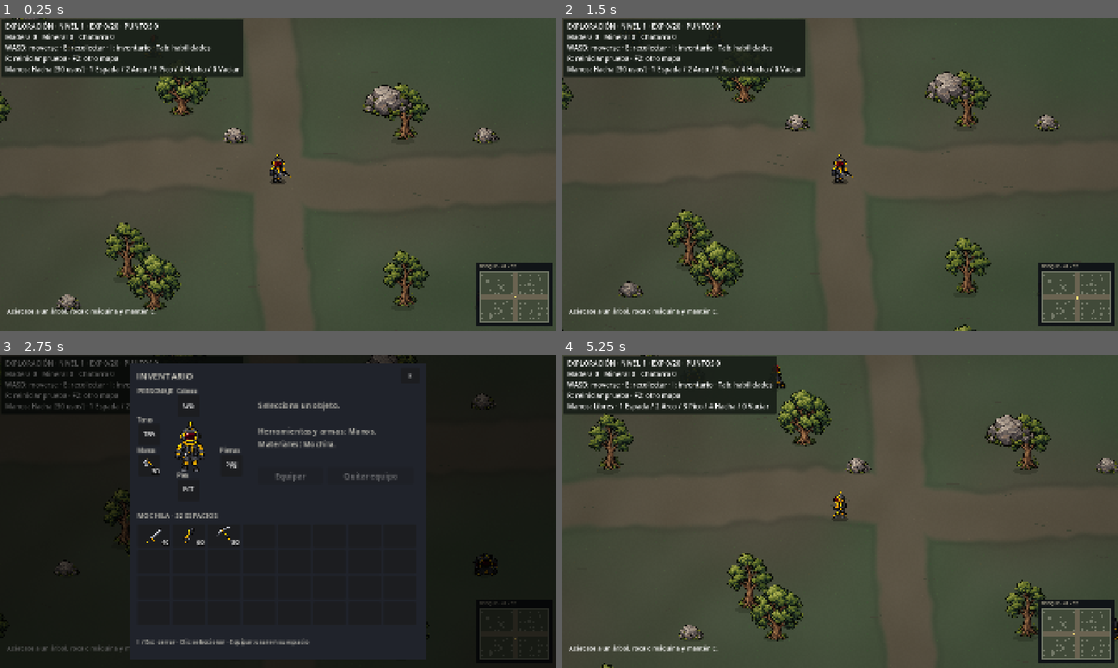
Above: before the commit, frames 1-4 (two rows, left to right).
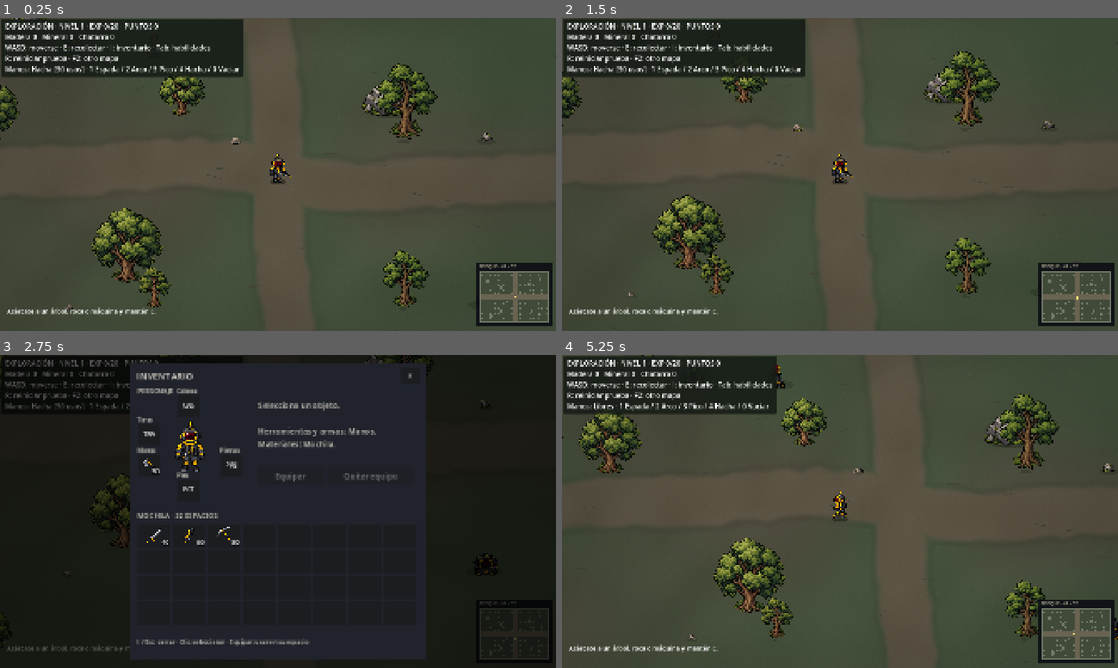
Above: after the commit, the same moments.

Repository: LikoKriko/Godotgame1
Game: Godot game, scene res://scenes/main.tscn
Same seed, same stepped clock (60 frames per second), same inputs: the game is played once before the commit and once after it.
Inputs (mouse positions are in pixels of both pictures, inside the frame that each line leads up to):
- Up to frame 1 (0.25 s): no input
- Up to frame 2 (1.5 s): tap Enter at 0.5 s; move the mouse to (962, 158) at 0.52 s; hold D 0.53-1.28 s; tap R at 0.6, 1.35 s; click (962, 158) at 0.67 s; tap Space at 0.77 s; move the mouse to (728, 190) at 1.27 s; hold S from 1.28 s (still down)
- Up to frame 3 (2.75 s): tap Space at 1.52 s; move the mouse to (333, 442) at 2.02 s; release S at 2.03 s; hold D from 2.03 s (still down); tap I at 2.1 s; tap R at 2.3 s
- Up to frame 4 (5.25 s): release D at 2.75 s; click "×" at 2.75 s; tap Space at 3.5, 3.77, 4.52 s; move the mouse to (812, 574) at 3.52 s; hold W 3.53-4.28 s; tap 1 at 3.6 s; click (812, 574) at 3.67 s; tap R at 3.8, 4.55 s; move the mouse to (1006, 558) at 4.27 s; hold A from 4.28 s (still down); tap 4 at 4.35 s; move the mouse to (673, 464) at 5.02 s; tap 0 at 5.1 s

The runs differ from the first frame. In frame 1, 5.0% of the frame differs, in the area x 0-90%, y 0-94%; in frame 2, 4.7%; in frame 3, 0.5%; in frame 4, 6.2%, in the area x 0-100%, y 0-100%.

Commit message:
Add thirty nature variants, base collisions and translucent tree occlusion

Diff:
--- a/scripts/harvesting.gd
+++ b/scripts/harvesting.gd
@@ -30,8 +30,7 @@
 		nodes[cell] = data
 
 func bounds(cell: Vector2i) -> Rect2:
-	var footprint: Rect2i = nodes[cell]["footprint"]
-	return Rect2(Vector2(footprint.position * world.TILE), Vector2(footprint.size * world.TILE))
+	return world.prop_collisions[cell]
 
 func can_reach(cell: Vector2i, player: Vector2) -> bool:
 	if not nodes.has(cell):
@@ -83,7 +82,6 @@
 			var released := Vector2i(x, y)
 			world.cells[released]["blocked"] = false
 			world.reachable.append(released)
-	world.props.erase(cell)
-	world.large_rocks.erase(cell)
+	world.release_prop(cell)
 	nodes.erase(cell)
 	return {"depleted": true, "material": material, "amount": amount}
--- a/scripts/main.gd
+++ b/scripts/main.gd
@@ -157,6 +157,7 @@
 	skills_open = false
 	camera.position = player
 	character.position = player + Vector2(0, -14)
+	world_view.update_trees(player, 1.0)
 	update_hud()
 	queue_redraw()
 
@@ -233,6 +234,7 @@
 		advance_work(delta)
 	elif Input.is_mouse_button_pressed(MOUSE_BUTTON_LEFT) or Input.is_physical_key_pressed(KEY_SPACE):
 		use_weapon(get_global_mouse_position())
+	world_view.update_trees(player, delta)
 	update_hud()
 	queue_redraw()
 
--- /dev/null
+++ b/scripts/nature_variants.gd
@@ -0,0 +1,37 @@
+extends RefCounted
+## Two silhouettes × five sizes × three restrained tones for each natural prop.
+const COUNT := 30
+const CHARACTER_HEIGHT := 64.0
+const TREE_HEIGHTS := [102.0, 120.0, 142.0, 166.0, 188.0]
+const ROCK_RATIOS := [0.2, 0.4, 0.7, 1.2, 2.0]
+const TREE_TONES := [Color(0.94, 1.0, 0.95), Color.WHITE, Color(1.0, 0.97, 0.92)]
+const ROCK_TONES := [Color(0.95, 0.98, 1.0), Color.WHITE, Color(1.0, 0.97, 0.93)]
+
+static func profile(kind: int, id: int) -> Dictionary:
+	var index := posmod(id, COUNT)
+	var size_index := index / 6
+	var tone_index := (index / 2) % 3
+	return {
+		"id": index,
+		"shape": index % 2,
+		"size_index": size_index,
+		"size": TREE_HEIGHTS[size_index] if kind == 2 else CHARACTER_HEIGHT * ROCK_RATIOS[size_index],
+		"tint": TREE_TONES[tone_index] if kind == 2 else ROCK_TONES[tone_index]
+	}
+
+static func dimensions(kind: int, id: int, texture_size: Vector2) -> Vector2:
+	var data := profile(kind, id)
+	var size: float = data["size"]
+	if kind == 2:
+		return Vector2(size * texture_size.x / texture_size.y, size)
+	return Vector2(size, size * texture_size.y / texture_size.x)
+
+static func collision(center: Vector2, kind: int, id: int, large: bool) -> Rect2:
+	var size: float = profile(kind, id)["size"]
+	var baseline := 60.0 if large else 26.0
+	if kind == 2:
+		var trunk := Vector2(size * 0.11, size * 0.10)
+		return Rect2(center + Vector2(-trunk.x / 2, baseline - trunk.y), trunk)
+	# Granite is wider than it is tall. The base leaves transparent sprite edges free.
+	var body := Vector2(size * 0.72, size * 0.42)
+	return Rect2(center + Vector2(-body.x / 2, baseline - body.y), body)
--- a/scripts/test_world.gd
+++ b/scripts/test_world.gd
@@ -5,11 +5,15 @@
 const FIRST := Vector2i(-24, -16)
 const PLAYER_RADIUS := 15.0
 const DIRECTIONS := [Vector2i.RIGHT, Vector2i.DOWN, Vector2i.LEFT, Vector2i.UP]
+const Nature = preload("res://scripts/nature_variants.gd")
 var seed_value := 73129
 var terrain := FastNoiseLite.new()
 var cells: Dictionary = {}
 var props: Dictionary = {}
 var large_rocks: Dictionary = {}
+var prop_variants: Dictionary = {}
+var prop_collisions: Dictionary = {}
+var collision_cells: Dictionary = {}
 var reachable: Array[Vector2i] = []
 var bounds := Rect2(Vector2(FIRST * TILE), Vector2(SIZE * TILE))
 
@@ -22,6 +26,9 @@
 	cells.clear()
 	props.clear()
 	large_rocks.clear()
+	prop_variants.clear()
+	prop_collisions.clear()
+	collision_cells.clear()
 	reachable.clear()
 	for y in range(FIRST.y, FIRST.y + SIZE.y):
 		for x in range(FIRST.x, FIRST.x + SIZE.x):
@@ -65,6 +72,7 @@
 	for cell in [Vector2i(-5, -5)]:
 		props[cell] = 3
 		cells[cell]["blocked"] = true
+	ensure_nature_variety()
 	var visited := {Vector2i.ZERO: true}
 	var queue: Array[Vector2i] = [Vector2i.ZERO]
 	var index := 0
@@ -82,6 +90,77 @@
 		if not cells[cell]["blocked"] and not visited.has(cell):
 			cells[cell]["blocked"] = true
 			props[cell] = 1
+	assign_variants(rng)
+	index_collisions()
+
+func ensure_nature_variety() -> void:
+	var normal_rocks := 0
+	for cell in props:
+		if props[cell] == 1 and not large_rocks.has(cell):
+			normal_rocks += 1
+	for cell in cells:
+		if normal_rocks >= 24:
+			break
+		if not cells[cell]["blocked"] and not cells[cell]["road"] and posmod(cell.x, 3) == 1 and posmod(cell.y, 3) == 1:
+			props[cell] = 1
+			cells[cell]["blocked"] = true
+			normal_rocks += 1
+
+func assign_variants(rng: RandomNumberGenerator) -> void:
+	var tree_ids: Array[int] = []
+	var rock_ids: Array[int] = []
+	# Balanced seeded pools expose the catalogue without unrelated random flicker.
+	for i in Nature.COUNT:
+		tree_ids.append(i)
+		if i < 24:
+			rock_ids.append(i)
+	shuffle_ids(tree_ids, rng)
+	shuffle_ids(rock_ids, rng)
+	var counts := {1: 0, 2: 0}
+	var big_count := 0
+	for cell in props:
+		var kind: int = props[cell]
+		if kind not in [1, 2]:
+			prop_collisions[cell] = Rect2(Vector2(cell * TILE), Vector2(TILE, TILE))
+			continue
+		var id: int
+		if large_rocks.has(cell):
+			id = 24 + big_count % 6
+			big_count += 1
+		else:
+			var ids := tree_ids if kind == 2 else rock_ids
+			id = ids[counts[kind] % ids.size()]
+			counts[kind] += 1
+		prop_variants[cell] = id
+		var position := center(cell) + (Vector2(32, 32) if large_rocks.has(cell) else Vector2.ZERO)
+		prop_collisions[cell] = Nature.collision(position, kind, id, large_rocks.has(cell))
+
+func shuffle_ids(ids: Array[int], rng: RandomNumberGenerator) -> void:
+	for i in range(ids.size() - 1, 0, -1):
+		var other := rng.randi_range(0, i)
+		var value := ids[i]
+		ids[i] = ids[other]
+		ids[other] = value
+
+func index_collisions() -> void:
+	collision_cells.clear()
+	for anchor in prop_collisions:
+		var rect: Rect2 = prop_collisions[anchor]
+		var first := cell_at(rect.position)
+		var last := cell_at(rect.end)
+		for y in range(first.y, last.y + 1):
+			for x in range(first.x, last.x + 1):
+				var cell := Vector2i(x, y)
+				if not collision_cells.has(cell):
+					collision_cells[cell] = []
+				collision_cells[cell].append(anchor)
+
+func release_prop(cell: Vector2i) -> void:
+	props.erase(cell)
+	large_rocks.erase(cell)
+	prop_variants.erase(cell)
+	prop_collisions.erase(cell)
+	index_collisions()
 
 func biome_at(cell: Vector2i) -> int:
 	var value := terrain.get_noise_2d(cell.x, cell.y)
@@ -101,10 +180,15 @@
 	for y in range(first.y, last.y + 1):
 		for x in range(first.x, last.x + 1):
 			var cell := Vector2i(x, y)
-			if not cells.has(cell) or cells[cell]["blocked"]:
+			var border := cell.x == FIRST.x or cell.x == FIRST.x + SIZE.x - 1 or cell.y == FIRST.y or cell.y == FIRST.y + SIZE.y - 1
+			if not cells.has(cell) or border:
 				var rect := Rect2(Vector2(cell * TILE), Vector2(TILE, TILE))
 				var nearest := point.clamp(rect.position, rect.end)
 				if nearest.distance_squared_to(point) < radius * radius:
+					return false
+			for anchor in collision_cells.get(cell, []):
+				var rect: Rect2 = prop_collisions[anchor]
+				if point.distance_squared_to(point.clamp(rect.position, rect.end)) < radius * radius:
 					return false
 	return true
 
--- a/scripts/world_view.gd
+++ b/scripts/world_view.gd
@@ -2,12 +2,15 @@
 const PROP_SHEET = preload("res://assets/environment/quarantine_props.png")
 const FOREST_SHEET = preload("res://assets/environment/basic_forest_props.png")
 const GROUND_SHADER = preload("res://shaders/quarantine_ground.gdshader")
+const Nature = preload("res://scripts/nature_variants.gd")
 var world
 var prop_textures: Array[AtlasTexture] = []
 var forest_textures: Array[AtlasTexture] = []
 var ground: Polygon2D
 var ground_material: ShaderMaterial
 var scuffs: Array[PackedVector2Array] = []
+var tree_sprites: Dictionary = {}
+const TREE_FADED_ALPHA := 0.35
 
 func configure(map) -> void:
 	world = map
@@ -59,7 +62,49 @@
 		var middle := start + Vector2(rng.randi_range(3, 8) * 3, rng.randi_range(-2, 2) * 3)
 		var end := middle + Vector2(rng.randi_range(2, 4) * 3, rng.randi_range(-1, 1) * 3)
 		scuffs.append(PackedVector2Array([start, middle, end]))
+	rebuild_trees()
 	queue_redraw()
+
+func rebuild_trees() -> void:
+	for sprite in tree_sprites.values():
+		remove_child(sprite)
+		sprite.queue_free()
+	tree_sprites.clear()
+	for cell in world.props:
+		if world.props[cell] != 2:
+			continue
+		var variant: int = world.prop_variants[cell]
+		var profile := Nature.profile(2, variant)
+		var texture: Texture2D = forest_textures[profile["shape"] * 2]
+		var dimensions := Nature.dimensions(2, variant, texture.get_size())
+		var sprite := Sprite2D.new()
+		sprite.texture = texture
+		sprite.centered = false
+		sprite.position = world.center(cell) + Vector2(-dimensions.x / 2, 26 - dimensions.y)
+		sprite.scale = dimensions / texture.get_size()
+		sprite.modulate = profile["tint"]
+		sprite.texture_filter = CanvasItem.TEXTURE_FILTER_NEAREST
+		sprite.z_as_relative = false
+		sprite.z_index = -1
+		add_child(sprite)
+		tree_sprites[cell] = sprite
+
+func update_trees(player: Vector2, delta: float) -> void:
+	var character_rect := Rect2(player + Vector2(-28, -49), Vector2(56, 70))
+	for cell in tree_sprites.keys():
+		var sprite: Sprite2D = tree_sprites[cell]
+		if not world.props.has(cell):
+			remove_child(sprite)
+			sprite.queue_free()
+			tree_sprites.erase(cell)
+			continue
+		var sprite_rect := Rect2(sprite.position, sprite.texture.get_size() * sprite.scale)
+		var base: Rect2 = world.prop_collisions[cell]
+		var behind := player.y + 17 < base.end.y
+		var hidden := behind and sprite_rect.intersects(character_rect)
+		sprite.z_index = 1 if behind else -1
+		var target := TREE_FADED_ALPHA if hidden else 1.0
+		sprite.modulate.a = lerpf(sprite.modulate.a, target, 1.0 - exp(-delta * 12.0))
 
 func _draw() -> void:
 	if world == null:
@@ -76,18 +121,18 @@
 		var kind: int = world.props[cell]
 		var large: bool = world.large_rocks.has(cell)
 		var center: Vector2 = world.center(cell) + (Vector2(32, 32) if large else Vector2.ZERO)
-		var shadow_width := 116.0 if large else 56.0
-		draw_set_transform(center + Vector2(0, 18), 0, Vector2(1, 0.3))
-		draw_circle(Vector2.ZERO, shadow_width / 2, Color(0.06, 0.08, 0.04, 0.22))
+		var texture := prop_textures[kind]
+		var dimensions := Vector2(64, 64 * texture.get_height() / texture.get_width())
+		var tint := Color(0.75, 0.75, 0.75)
+		if kind in [1, 2]:
+			var variant: int = world.prop_variants[cell]
+			var profile := Nature.profile(kind, variant)
+			texture = forest_textures[(0 if kind == 2 else 1) + profile["shape"] * 2]
+			dimensions = Nature.dimensions(kind, variant, texture.get_size())
+			tint = profile["tint"]
+		var body: Rect2 = world.prop_collisions[cell]
+		draw_set_transform(body.get_center() + Vector2(0, body.size.y * 0.2), 0, Vector2(1, 0.3))
+		draw_circle(Vector2.ZERO, body.size.x * 0.65, Color(0.06, 0.08, 0.04, 0.22))
 		draw_set_transform(Vector2.ZERO)
-		var texture := prop_textures[kind]
-		if kind in [1, 2]:
-			var variant: int = world.cells[cell]["variant"] % 2
-			texture = forest_textures[(0 if kind == 2 else 1) + variant * 2]
-		var width := 124.0 if large else 64.0
-		var height := width * texture.get_height() / texture.get_width()
-		if kind == 2:
-			height = 142.0
-			width = height * texture.get_width() / texture.get_height()
-		var tint := Color.WHITE if kind in [1, 2] else Color(0.75, 0.75, 0.75)
-		draw_texture_rect(texture, Rect2(center + Vector2(-width / 2, (60 if large else 26) - height), Vector2(width, height)), false, tint)
+		if kind != 2:
+			draw_texture_rect(texture, Rect2(center + Vector2(-dimensions.x / 2, (60 if large else 26) - dimensions.y), dimensions), false, tint)
--- /dev/null
+++ b/tests/nature.gd
@@ -0,0 +1,103 @@
+extends SceneTree
+const Nature = preload("res://scripts/nature_variants.gd")
+var checks := 0
+var failures := 0
+
+func _initialize() -> void:
+	call_deferred("run_checks")
+
+func require(condition: bool, message: String) -> void:
+	checks += 1
+	if not condition:
+		failures += 1
+		push_error(message)
+
+func run_checks() -> void:
+	var game = load("res://scenes/main.tscn").instantiate()
+	root.add_child(game)
+	game.set_process(false)
+	var map = game.world
+	for kind in [1, 2]:
+		var unique := {}
+		var sizes := {}
+		for id in Nature.COUNT:
+			var data := Nature.profile(kind, id)
+			unique[str(data["shape"]) + ":" + str(data["size"]) + ":" + str(data["tint"])] = true
+			sizes[data["size"]] = true
+			var texture: Texture2D = game.world_view.forest_textures[(0 if kind == 2 else 1) + data["shape"] * 2]
+			var dimensions := Nature.dimensions(kind, id, texture.get_size())
+			var rect := Rect2(Vector2(-dimensions.x / 2, 26 - dimensions.y), dimensions)
+			var body := Nature.collision(Vector2.ZERO, kind, id, false)
+			require(rect.encloses(body), "Collider stays inside natural sprite")
+			require(dimensions.x > 0 and dimensions.y > 0, "Positive sprite dimensions")
+			var tint: Color = data["tint"]
+			require(minf(tint.r, minf(tint.g, tint.b)) >= 0.9, "Restrained same-species tones")
+			require(is_equal_approx(dimensions.x if kind == 1 else dimensions.y, data["size"]), "Rendered size matches catalogue")
+			if kind == 1:
+				require(dimensions.x >= Nature.CHARACTER_HEIGHT * 0.2 and dimensions.x <= Nature.CHARACTER_HEIGHT * 2.0, "Rock size range 20 to 200 percent")
+			else:
+				require(body.size.x < dimensions.x * 0.25, "Tree collider follows trunk rather than canopy")
+		require(unique.size() >= 30 and sizes.size() == 5, "Thirty distinct variants and five sizes per natural prop")
+	var minimum := Nature.dimensions(1, 0, Vector2(640, 400)).x
+	var maximum := Nature.dimensions(1, 24, Vector2(640, 400)).x
+	require(is_equal_approx(minimum / Nature.CHARACTER_HEIGHT, 0.2), "Smallest pebble is 20 percent")
+	require(is_equal_approx(maximum / Nature.CHARACTER_HEIGHT, 2.0), "Largest boulder is 200 percent")
+	var shown := {1: {}, 2: {}}
+	var small := Vector2i(99999, 99999)
+	for cell in map.prop_variants:
+		var kind: int = map.props[cell]
+		var id: int = map.prop_variants[cell]
+		shown[kind][id] = true
+		require(id >= 0 and id < 30, "Seed assigns valid catalogue ID")
+		require(not map.walkable(map.prop_collisions[cell].get_center()), "Each natural prop blocks its own body")
+		if kind == 1 and id < 6 and small == game.resources.NONE:
+			small = cell
+	require(shown[2].size() == 30, "Initial map exposes all thirty tree variants")
+	require(shown[1].size() == 30, "Initial map exposes all thirty rock variants")
+	require(small != game.resources.NONE, "Initial map includes tiny pebbles")
+	var tree_body: Rect2 = map.prop_collisions[Vector2i(-4, -3)]
+	require(map.walkable(tree_body.get_center() + Vector2(tree_body.size.x / 2 + map.PLAYER_RADIUS + 2, 0)), "Player can walk beside trunk beneath canopy")
+	if small != game.resources.NONE:
+		var body: Rect2 = map.prop_collisions[small]
+		require(map.walkable(map.center(small)), "Tiny pebble does not block its entire cell")
+		require(body.size.x < 16, "Tiny pebble has a small collider")
+		game.bag.select_tool(&"pickaxe")
+		var approach := Vector2.ZERO
+		var found := false
+		for candidate in [body.position + Vector2(-24, body.size.y / 2), body.position + Vector2(body.size.x + 24, body.size.y / 2), body.position + Vector2(body.size.x / 2, -24), body.position + Vector2(body.size.x / 2, body.size.y + 24)]:
+			if map.walkable(candidate) and game.resources.can_reach(small, candidate):
+				approach = candidate
+				found = true
+				break
+		require(found, "Small stone is approachable from a free side")
+		var hits: int = game.resources.nodes[small]["remaining"]
+		for i in hits:
+			game.resources.hit(small, approach)
+		require(game.bag.count(&"mineral") == 4, "Variable-sized stone still yields mineral")
+		require(not map.props.has(small) and not map.prop_variants.has(small) and not map.prop_collisions.has(small), "Harvest removes sprite, variant and collider")
+		require(map.walkable(body.get_center()), "Harvest frees the actual collision body")
+		for entries in map.collision_cells.values():
+			require(not entries.has(small), "Spatial index contains no stale harvested collider")
+	game.restart()
+	require(game.world.prop_collisions.has(small), "Reset restores collected stone and collider")
+	var tree := Vector2i(-4, -3)
+	var sprite: Sprite2D = game.world_view.tree_sprites[tree]
+	var under_canopy: Vector2 = game.world.prop_collisions[tree].position + Vector2(-24, -20)
+	require(map.walkable(under_canopy), "Can pass under canopy outside tree base")
+	game.player = under_canopy
+	game._process(0.02)
+	require(sprite.modulate.a < 1 and sprite.modulate.a > 0.35, "Tree fades smoothly instead of snapping")
+	game.world_view.update_trees(under_canopy, 1.0)
+	require(absf(sprite.modulate.a - 0.35) < 0.01 and sprite.z_index == 1, "Occluding tree is translucent above character")
+	game.world_view.update_trees(game.world.prop_collisions[tree].end + Vector2(0, 40), 1.0)
+	require(sprite.modulate.a > 0.99 and sprite.z_index == -1, "Tree restores opacity and goes behind character in front")
+	game.bag.select_tool(&"axe")
+	var approach: Vector2 = game.world.prop_collisions[tree].position + Vector2(-24, 4)
+	for i in 3:
+		game.resources.hit(tree, approach)
+	game.world_view.update_trees(game.player, 0.1)
+	require(not game.world_view.tree_sprites.has(tree), "Harvest removes translucent tree sprite")
+	game.restart()
+	require(game.world_view.tree_sprites.has(tree), "Reset restores tree sprites")
+	print("%s: %d nature checks, %d failures; initial map: %d tree variants and %d rock variants" % ["PASS" if failures == 0 else "FAIL", checks, failures, shown[2].size(), shown[1].size()])
+	quit(0 if failures == 0 else 1)
--- a/tests/world.gd
+++ b/tests/world.gd
@@ -21,13 +21,13 @@
 		require(map.walkable(Vector2.ZERO), "Safe spawn")
 		require(map.large_rocks.size() == 10, "Ten large rocks per expanded map")
 		for anchor in map.large_rocks:
-			for y in 2:
-				for x in 2:
-					require(not map.walkable(map.center(anchor + Vector2i(x, y))), "Large-rock collision covers its entire footprint")
+			require(not map.walkable(map.prop_collisions[anchor].get_center()), "Large-rock body has collision")
 		require(map.props[Vector2i(-4, -3)] == 2, "Tree near starting area")
 		var snapshot: Dictionary = map.cells.duplicate(true)
+		var variant_snapshot: Dictionary = map.prop_variants.duplicate()
 		map.generate(seed_value)
 		require(snapshot == map.cells, "Repeatable seed")
+		require(variant_snapshot == map.prop_variants, "Nature variants repeat with the same seed")
 		var reachable_set := {}
 		for cell in map.reachable:
 			reachable_set[cell] = true
Not shown, added: scripts/nature_variants.gd.uid
Not shown, added: tests/nature.gd.uid
Not shown, changed: README.md
